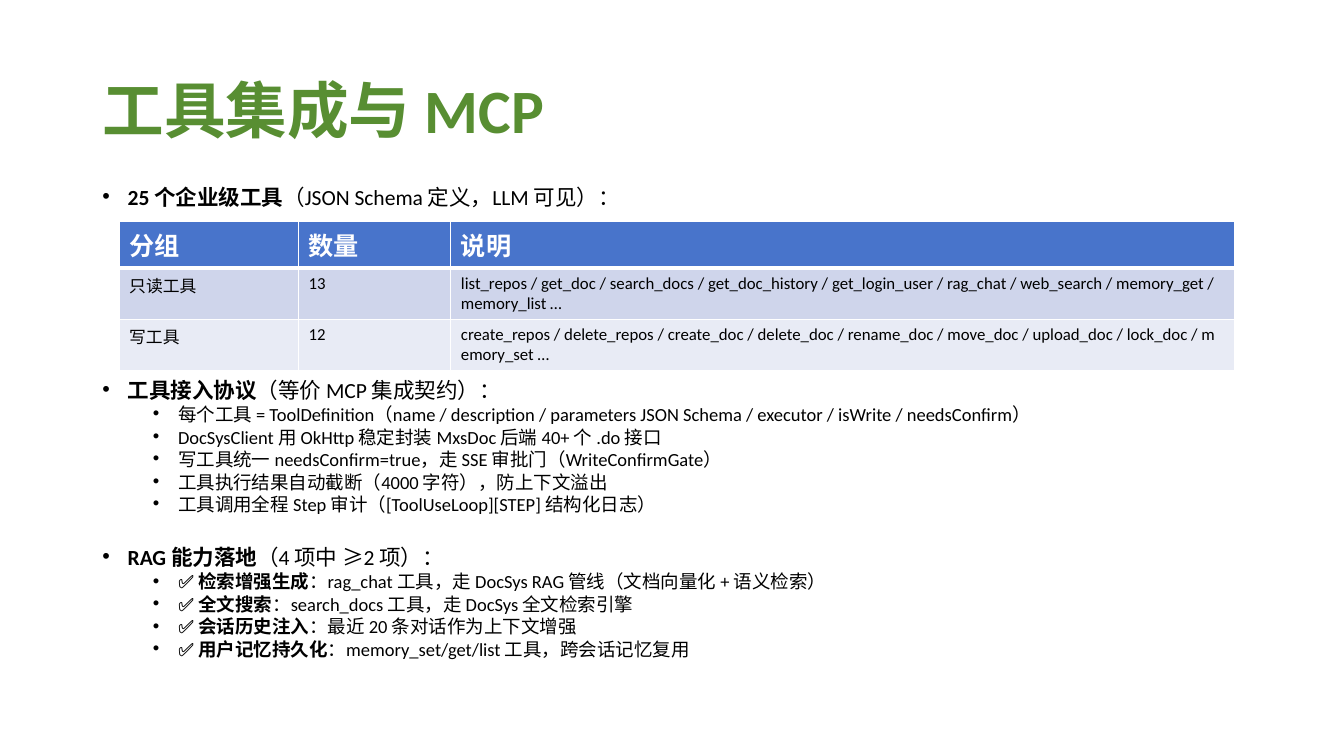
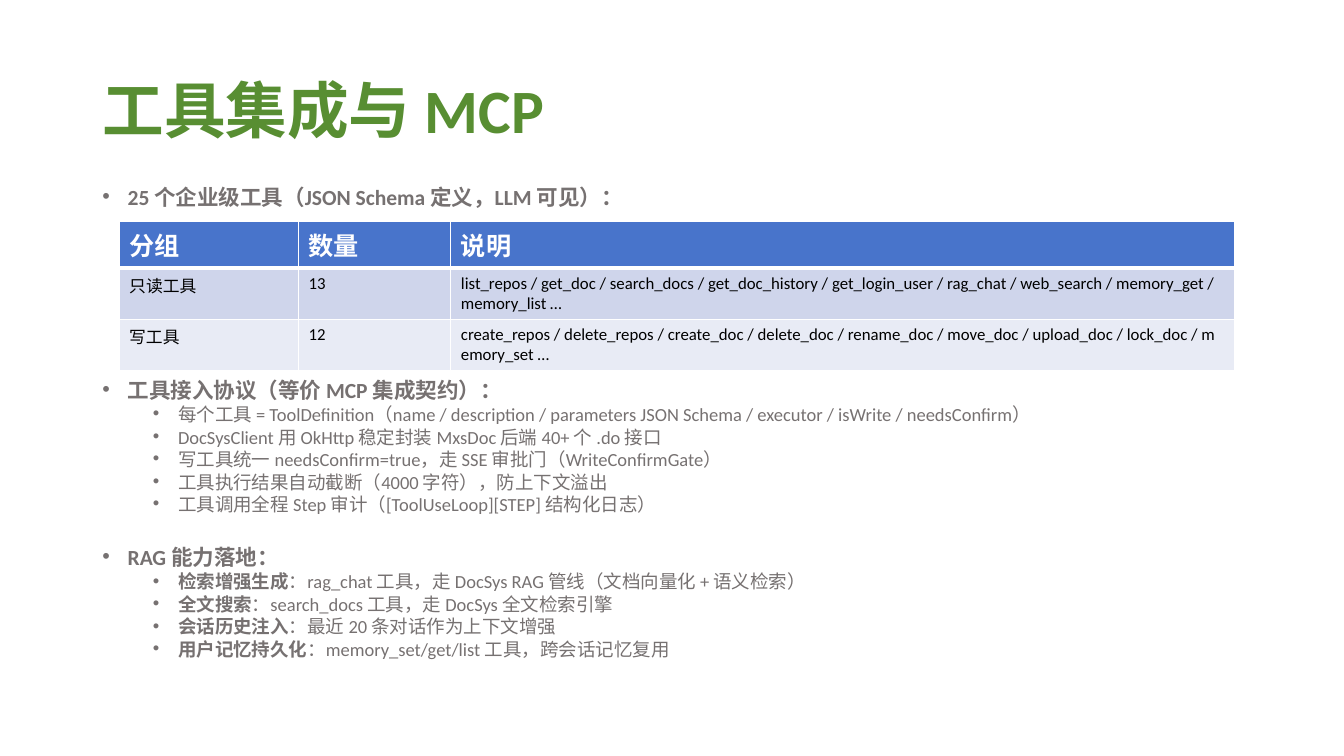
Before and after one commit to nonomal/DocSys, a slide deck: slide 8 of GOAI_MxsDoc_AI_方案PPT.pptx. Drawn at 1344x756 pixels with LibreOffice and Linux fonts; fonts in the diff are those of the drawing. Boxes give left, top, right and bottom in pixels: in the first picture for what was removed or moved away, otherwise in the second. Text is boxed around its words. In the diff, an @@ line names an element or a change of style, - is before the commit and + after.

Commit message:
【文档】GOAI初赛材料
1. 材料修改

```diff
--- a/GOAI_MxsDoc_AI_方案PPT.pptx
+++ b/GOAI_MxsDoc_AI_方案PPT.pptx
@@ text at box(128, 186, 1031, 514): text colour #000000 to #767171 in "25 个企业级工具（JSON Schema 定义，LLM 可见）：", "工具接入协议（等价 MCP 集成契约）：", "每个工具 = ToolDefinition（name / description / parameters ...", "DocSysClient 用 OkHttp 稳定封装 MxsDoc 后端 40+ ..." and 3 more places; bold on in "个企业级工具（JSON Schema 定义，LLM 可见）：", "工具接入协议（等价 MCP 集成契约）：" @@
@@ text at box(128, 546, 805, 659): text changed; text colour #000000 to #767171 @@
-• RAG 能力落地（4 项中 ≥2 项）：
-  • ✅ 检索增强生成：rag_chat 工具，走 DocSys RAG 管线（文档向量化 + 语义检索）
-  • ✅ 全文搜索：search_docs 工具，走 DocSys 全文检索引擎
-  • ✅ 会话历史注入：最近 20 条对话作为上下文增强
-  • ✅ 用户记忆持久化：memory_set/get/list 工具，跨会话记忆复用
+• RAG 能力落地：
+  • 检索增强生成：rag_chat 工具，走 DocSys RAG 管线（文档向量化 + 语义检索）
+  • 全文搜索：search_docs 工具，走 DocSys 全文检索引擎
+  • 会话历史注入：最近 20 条对话作为上下文增强
+  • 用户记忆持久化：memory_set/get/list 工具，跨会话记忆复用
```
Also in this commit, not shown: 12 other slides changed.
